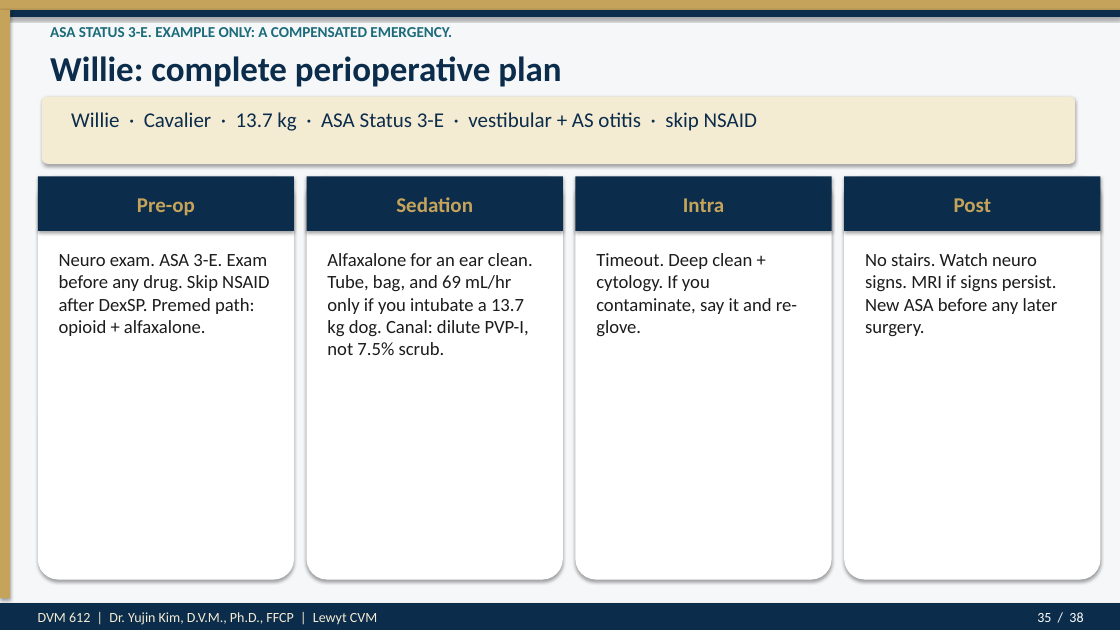
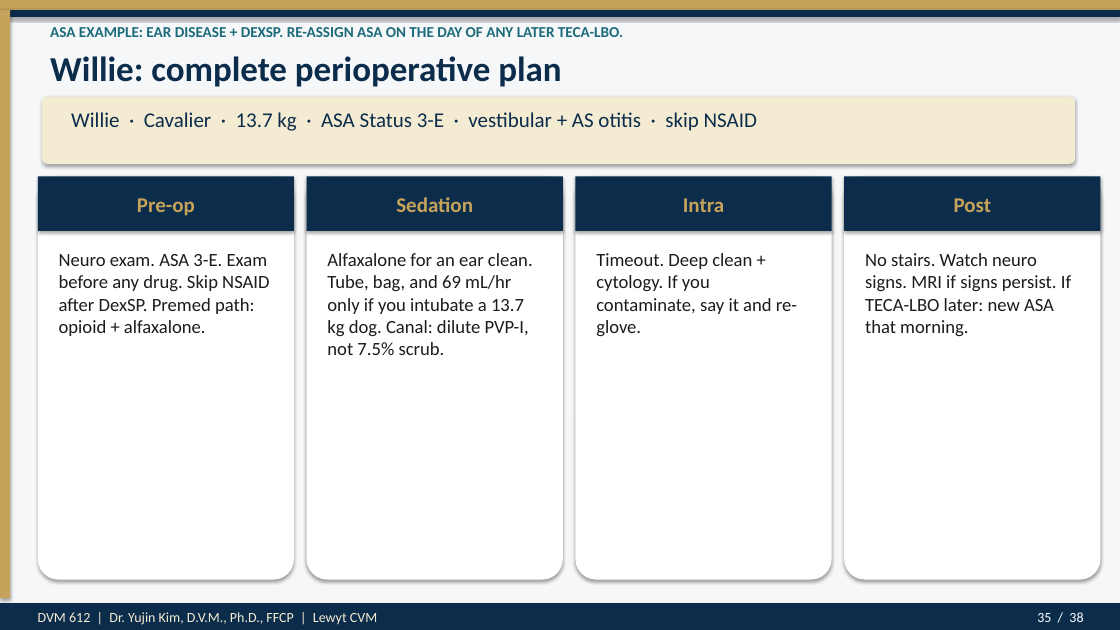
Before and after one commit to drkimvet/happycare, a slide deck: slide 35 of lectures/DVM-612_Week4_Preop_PatientPrep_Postop.pptx. Drawn at 1120x630 pixels with LibreOffice and Linux fonts; fonts in the diff are those of the drawing. Boxes give left, top, right and bottom in pixels: in the first picture for what was removed or moved away, otherwise in the second. Text is boxed around its words. In the diff, an @@ line names an element or a change of style, - is before the commit and + after.

```diff
--- a/lectures/DVM-612_Week4_Preop_PatientPrep_Postop.pptx
+++ b/lectures/DVM-612_Week4_Preop_PatientPrep_Postop.pptx
@@ text at [50,27,623,37]: text changed @@
-ASA STATUS 3-E. EXAMPLE ONLY: A COMPENSATED EMERGENCY.
+ASA EXAMPLE: EAR DISEASE + DEXSP. RE-ASSIGN ASA ON THE DAY OF ANY LATER TECA-LBO.
@@ text at [865,253,1071,336]: text changed @@
-No stairs. Watch neuro signs. MRI if signs persist. New ASA before any later surgery.
+No stairs. Watch neuro signs. MRI if signs persist. If TECA-LBO later: new ASA that morning.
```
Also in this commit, not shown: 9 other slides changed, 7 other files.
